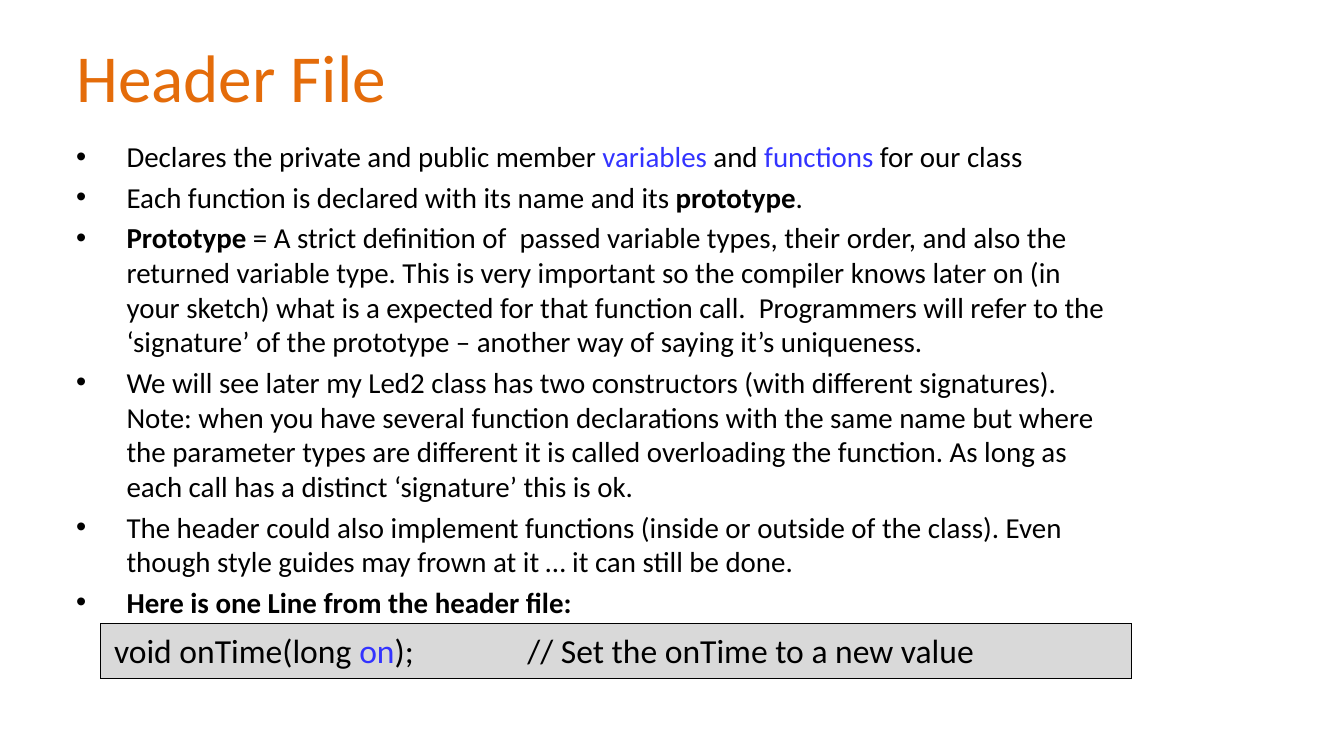
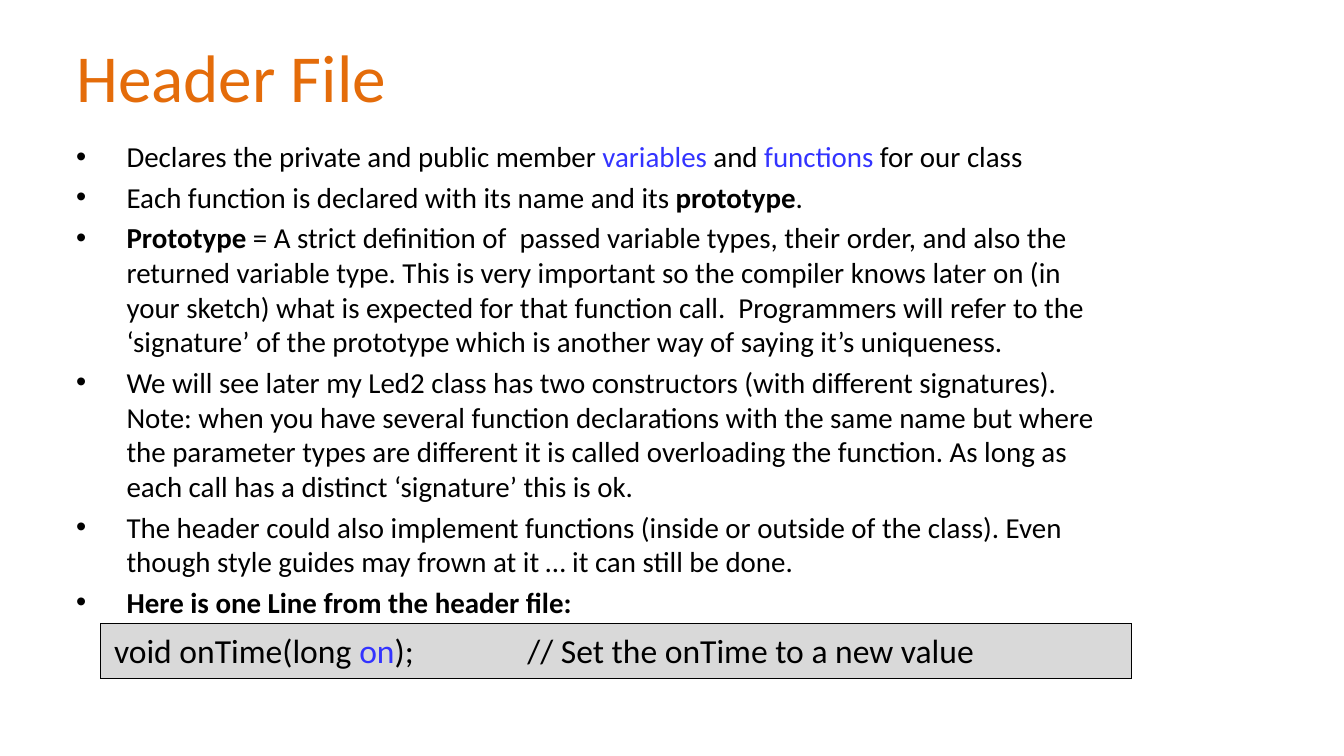
Before and after one commit to Alan-Lomax/MERG-SIG-Presentations, a slide deck: slide 14 of Introduction to Class Programming Part 2.pptx. Drawn at 1344x756 pixels with LibreOffice and Linux fonts; fonts in the diff are those of the drawing; background and template pictures are left out. Boxes give left, top, right and bottom in pixels: in the first picture for what was removed or moved away, otherwise in the second. Text is boxed around its words. In the diff, an @@ line names an element or a change of style, - is before the commit and + after.

```diff
--- a/Introduction to Class Programming Part 2.pptx
+++ b/Introduction to Class Programming Part 2.pptx
@@ text at [127,228,1083,357]: text changed @@
-• Prototype = A strict definition of passed variable types, their order, and also the returned variable type. This is very important so the compiler knows later on (in your sketch) what is a expected for that function call. Programmers will refer to the ‘signature’ of the prototype – another way of saying it’s uniqueness.
+• Prototype = A strict definition of passed variable types, their order, and also the returned variable type. This is very important so the compiler knows later on (in your sketch) what is expected for that function call. Programmers will refer to the ‘signature’ of the prototype which is another way of saying it’s uniqueness.
```
Also in this commit, not shown: 3 other slides changed.
